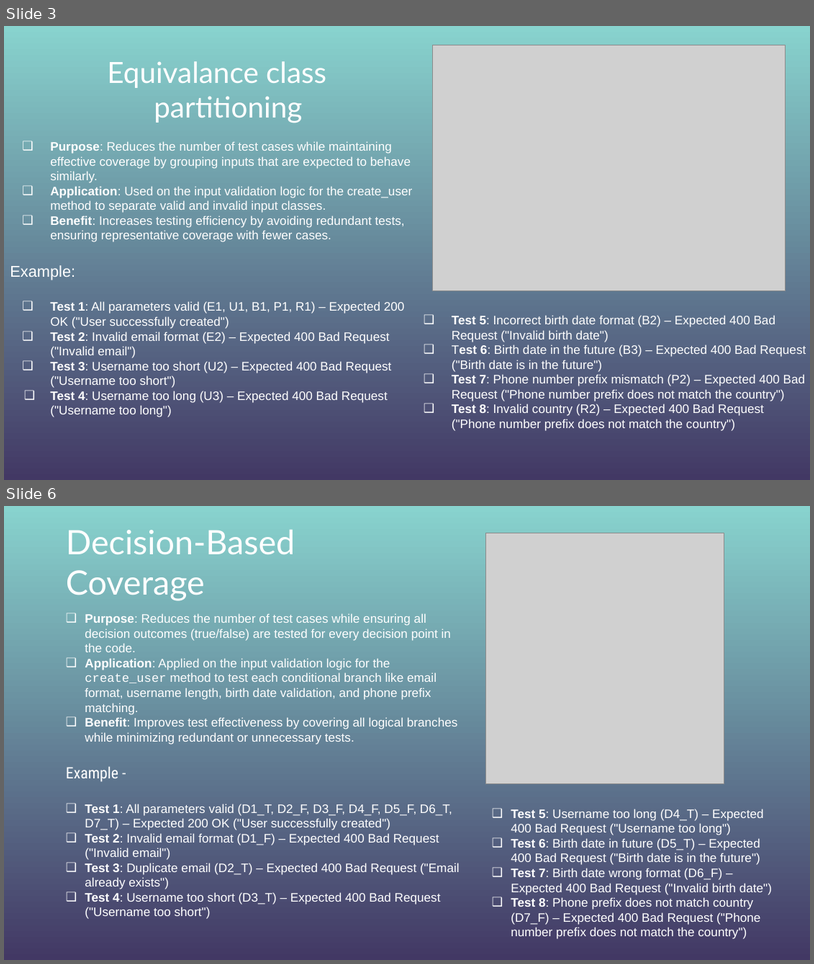
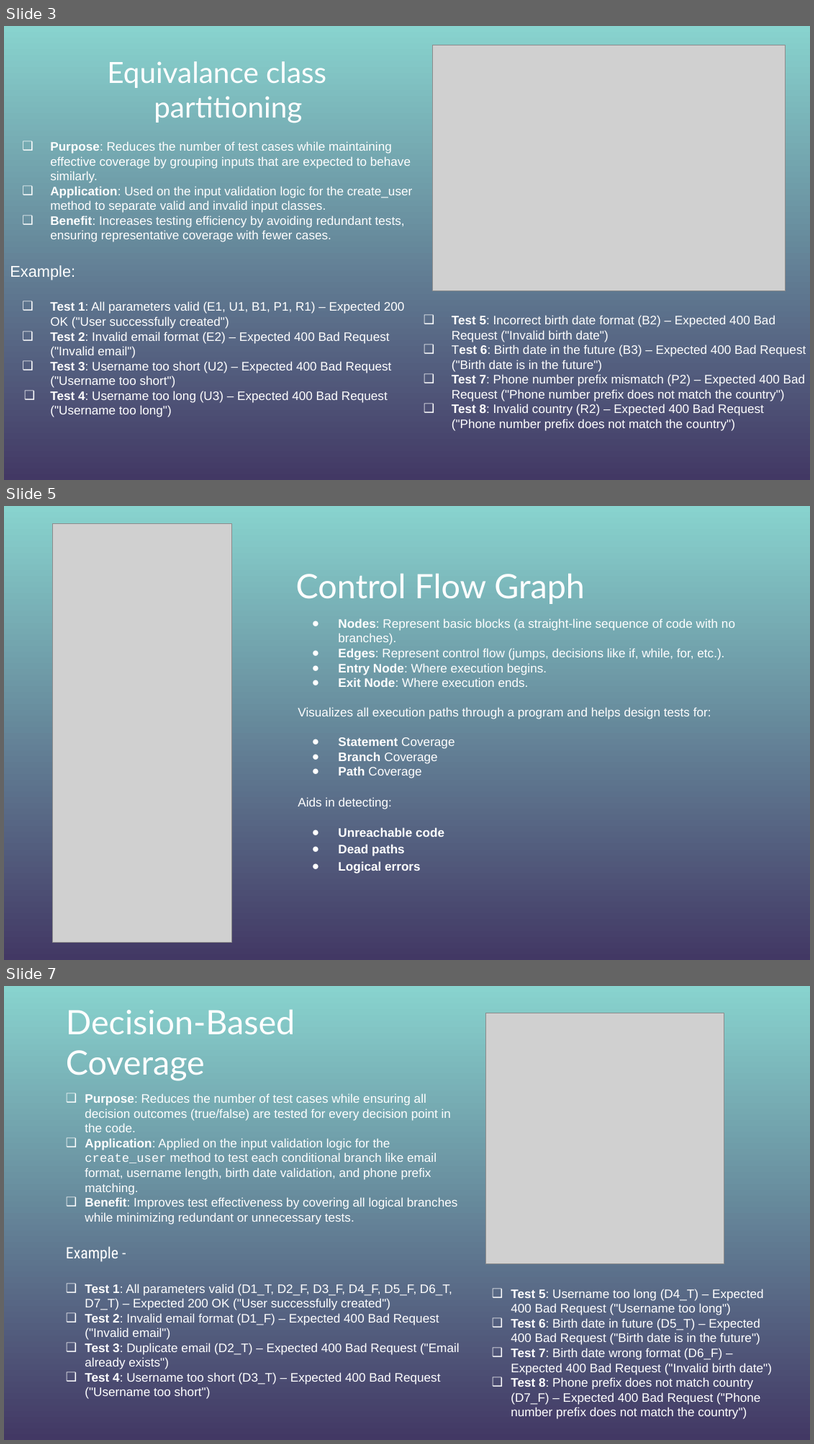
Before and after one commit to sebi2805/proiect-tss, a slide deck: Software Testing.pptx. Shown one above the other, each under a label of ours: slides 3 and 6 before the commit, slides 3, 5 and 7 after it; the slides between them are not shown. The pictures are 814x964 and 814x1444 pixels, drawn with LibreOffice and Linux fonts; fonts in the diff are those of the drawing; grey boxes stand for pictures; background and template pictures are left out. Boxes give left, top, right and bottom in pixels: in the first picture for what was removed or moved away, otherwise in the second. Text is boxed around its words. In the diff, an @@ line names an element or a change of style, - is before the commit and + after.

```diff
--- a/Software Testing.pptx
+++ b/Software Testing.pptx
@@ slide 5 added at box(4, 506, 810, 960), background gradient #88D3CE to #423864 @@
@@ picture added at box(52, 524, 232, 942) @@
@@ title added at box(296, 573, 585, 604), 30 pt, text #FFFFFF @@
+Control Flow Graph
@@ text added at box(298, 618, 736, 873), 11 pt, text #FFFFFF @@
+● Nodes: Represent basic blocks (a straight-line sequence of code with no branches).
+● Edges: Represent control flow (jumps, decisions like if, while, for, etc.).
+● Entry Node: Where execution begins.
+● Exit Node: Where execution ends.
+Visualizes all execution paths through a program and helps design tests for:
+● Statement Coverage
+● Branch Coverage
+● Path Coverage
+Aids in detecting:
+● Unreachable code
+● Dead paths
+● Logical errors
@@ what was slide 6 is now slide 7 @@
```
Also in this commit, not shown: 3 slides changed, 2 other slides added, 1 other file.
